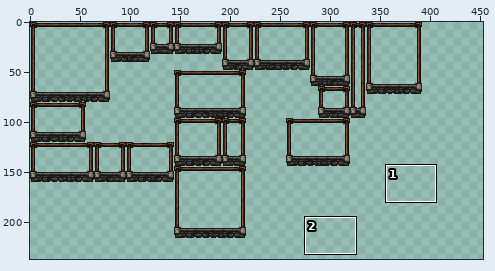
Sprite sheet -- content/Entities/Structures/Construction/Generic/atlas.construction.00.png. The first picture is a wide view before the edit; the outline marks the close-up.
Close-up. Old version:
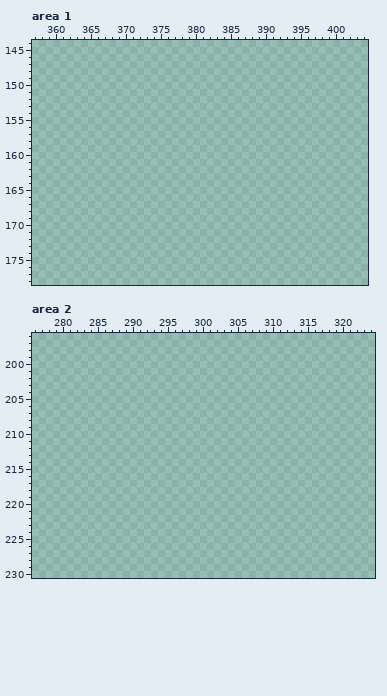
The file is 512x512 pixels. Colours within 5 levels of each other are drawn and written as one. Shown: area 1: x 357..404, y 144..178; area 2: x 276..324, y 196..230. The wide view leaves out empty margins. The commit also changed other parts of the picture, which this record leaves out.
After:
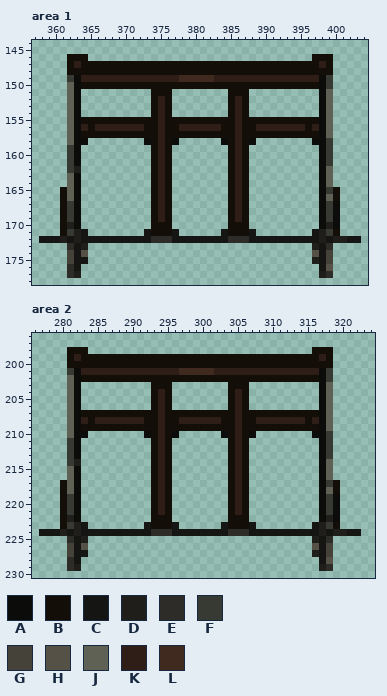
Palette (. is transparent): A #0c0c0b  B #140e08  C #151514  D #1f1e1b  E #2e2c29  F #373933  G #45423a  H #565146  J #5f6154  K #2f1e17  L #40291f
Edits made:
Area 1:
y 146: x 362..364 ... -> BBB; x 397..399 ... -> BBB
y 147: x 362..399 ...................................... -> BKBBBBBBBBBBBBBBBBBBBBBBBBBBBBBBBBBBKB
y 148: x 362..399 ...................................... -> BBBBBBBBBBBBBBBBBBBBBBBBBBBBBBBBBBBBBB
y 149: x 362..399 ...................................... -> FAKKKKKKKKKKKKKKLLLLLKKKKKKKKKKKKKKKAF
y 150: x 362..399 ...................................... -> JABBBBBBBBBBBBBBBBBBBBBBBBBBBBBBBBBBAF
y 151: x 362..363 .. -> JA; x 374..376 ... -> BBB; x 385..387 ... -> BBB; x 398..399 .. -> AJ
y 152..154: x 362..363 .. -> JA; x 374..376 ... -> BKB; x 385..387 ... -> BKB; x 398..399 .. -> AJ
y 155: x 362..399 ...................................... -> JABBBBBBBBBBBKBBBBBBBBBBKBBBBBBBBBBBAJ
y 156: x 362..399 ...................................... -> JAKBKKKKKKKBBKBBKKKKKKBBKBBKKKKKKKBKAJ
y 157: x 362..399 ...................................... -> JABBBBBBBBBBBKBBBBBBBBBBKBBBBBBBBBBBAJ
y 158: x 362..364 ... -> JAA; x 373..377 ..... -> ABKBA; x 384..388 ..... -> ABKBA; x 397..399 ... -> AAF
y 159..161: x 362..363 .. -> FA; x 374..376 ... -> BKB; x 385..387 ... -> BKB; x 398..399 .. -> AF
y 162: x 362..363 .. -> FD; x 374..376 ... -> BKB; x 385..387 ... -> BKB; x 398..399 .. -> AJ
y 163..164: x 362..363 .. -> JA; x 374..376 ... -> BKB; x 385..387 ... -> BKB; x 398..399 .. -> AJ
y 165: x 361..363 ... -> BJA; x 374..376 ... -> BKB; x 385..387 ... -> BKB; x 398..400 ... -> AFB
y 166: x 361..363 ... -> BJA; x 374..376 ... -> BKB; x 385..387 ... -> BKB; x 398..400 ... -> AJB
y 167..169: x 361..363 ... -> BFA; x 374..376 ... -> BKB; x 385..387 ... -> BKB; x 398..400 ... -> AFA
y 170: x 361..363 ... -> BDA; x 374..376 ... -> BBB; x 385..387 ... -> BBB; x 398..400 ... -> ADA
y 171: x 361..364 .... -> BFDC; x 373..377 ..... -> CBBBC; x 384..388 ..... -> CBBBC; x 397..400 .... -> CDFB
y 172: x 358..403 .............................................. -> CCCDCDCCCCCCCCCCEEECCCCCCCCEEECCCCCCCCCCDCDDCC
y 173: x 362..364 ... -> ECD; x 397..399 ... -> DCE
y 174: x 362..364 ... -> GCH; x 397..399 ... -> HCG
y 175: x 362..364 ... -> GCC; x 397..399 ... -> DCG
y 176: x 362..363 .. -> EC; x 398..399 .. -> CH
y 177: x 362..363 .. -> ED; x 398..399 .. -> DE
Area 2:
y 198: x 281..283 ... -> BBB; x 316..318 ... -> BBB
y 199: x 281..318 ...................................... -> BKBBBBBBBBBBBBBBBBBBBBBBBBBBBBBBBBBBKB
y 200: x 281..318 ...................................... -> BBBBBBBBBBBBBBBBBBBBBBBBBBBBBBBBBBBBBB
y 201: x 281..318 ...................................... -> FAKKKKKKKKKKKKKKLLLLLKKKKKKKKKKKKKKKAF
y 202: x 281..318 ...................................... -> JABBBBBBBBBBBBBBBBBBBBBBBBBBBBBBBBBBAF
y 203: x 281..282 .. -> JA; x 293..295 ... -> BBB; x 304..306 ... -> BBB; x 317..318 .. -> AJ
y 204..206: x 281..282 .. -> JA; x 293..295 ... -> BKB; x 304..306 ... -> BKB; x 317..318 .. -> AJ
y 207: x 281..318 ...................................... -> JABBBBBBBBBBBKBBBBBBBBBBKBBBBBBBBBBBAJ
y 208: x 281..318 ...................................... -> JAKBKKKKKKKBBKBBKKKKKKBBKBBKKKKKKKBKAJ
y 209: x 281..318 ...................................... -> JABBBBBBBBBBBKBBBBBBBBBBKBBBBBBBBBBBAJ
y 210: x 281..283 ... -> JAA; x 292..296 ..... -> ABKBA; x 303..307 ..... -> ABKBA; x 316..318 ... -> AAF
y 211..213: x 281..282 .. -> FA; x 293..295 ... -> BKB; x 304..306 ... -> BKB; x 317..318 .. -> AF
y 214: x 281..282 .. -> FD; x 293..295 ... -> BKB; x 304..306 ... -> BKB; x 317..318 .. -> AJ
y 215..216: x 281..282 .. -> JA; x 293..295 ... -> BKB; x 304..306 ... -> BKB; x 317..318 .. -> AJ
y 217: x 280..282 ... -> BJA; x 293..295 ... -> BKB; x 304..306 ... -> BKB; x 317..319 ... -> AFB
y 218: x 280..282 ... -> BJA; x 293..295 ... -> BKB; x 304..306 ... -> BKB; x 317..319 ... -> AJB
y 219..221: x 280..282 ... -> BFA; x 293..295 ... -> BKB; x 304..306 ... -> BKB; x 317..319 ... -> AFA
y 222: x 280..282 ... -> BDA; x 293..295 ... -> BBB; x 304..306 ... -> BBB; x 317..319 ... -> ADA
y 223: x 280..283 .... -> BFDC; x 292..296 ..... -> CBBBC; x 303..307 ..... -> CBBBC; x 316..319 .... -> CDFB
y 224: x 277..322 .............................................. -> CCCDCDCCCCCCCCCCEEECCCCCCCCEEECCCCCCCCCCDCDDCC
y 225: x 281..283 ... -> ECD; x 316..318 ... -> DCE
y 226: x 281..283 ... -> GCH; x 316..318 ... -> HCG
y 227: x 281..283 ... -> GCC; x 316..318 ... -> DCG
y 228: x 281..282 .. -> EC; x 317..318 .. -> CH
y 229: x 281..282 .. -> ED; x 317..318 .. -> DE
